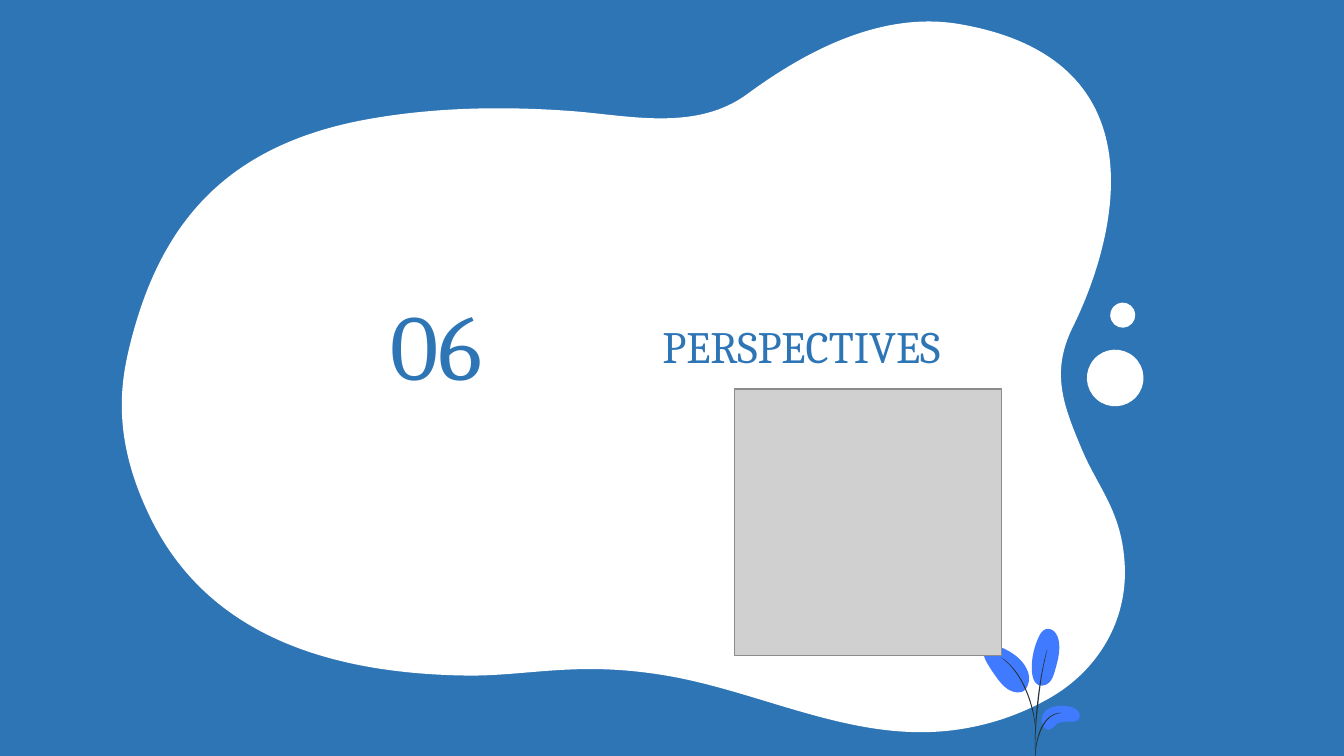
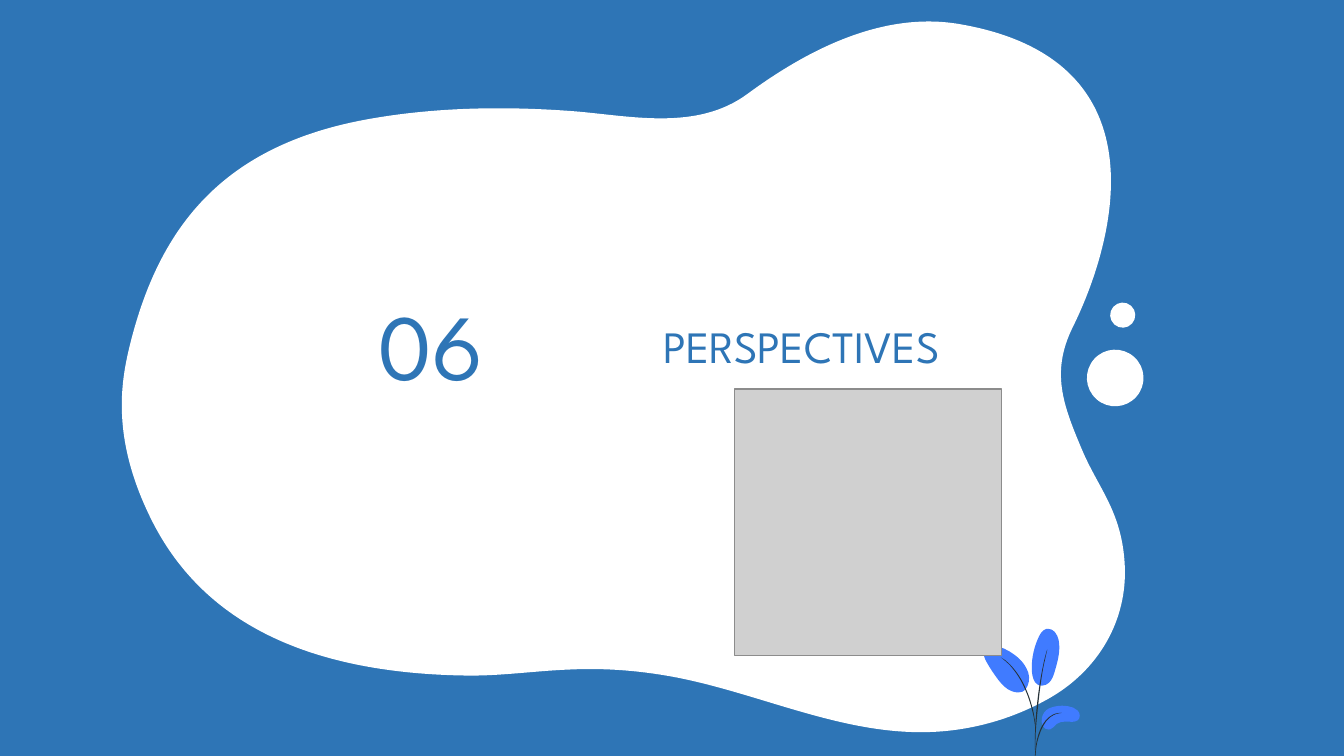
Before and after one commit to Claude127/stageX2, a slide deck: slide 25 of Presentation1.pptx. Drawn at 1344x756 pixels with LibreOffice and Linux fonts; fonts in the diff are those of the drawing; grey boxes stand for pictures. Boxes give left, top, right and bottom in pixels: in the first picture for what was removed or moved away, otherwise in the second. Text is boxed around its words. In the diff, an @@ line names an element or a change of style, - is before the commit and + after.

```diff
--- a/Presentation1.pptx
+++ b/Presentation1.pptx
@@ title "06" at <box>379,317,484,381</box>: font Cambria to League Spartan @@
@@ title "06": place and size @@
-title "06" at <box>390,317,482,381</box>
+title "06" at <box>379,317,484,381</box>
@@ title "PERSPECTIVES" at <box>663,333,939,364</box>: font Cambria to League Spartan @@
```
Also in this commit, not shown: 25 other slides changed.
